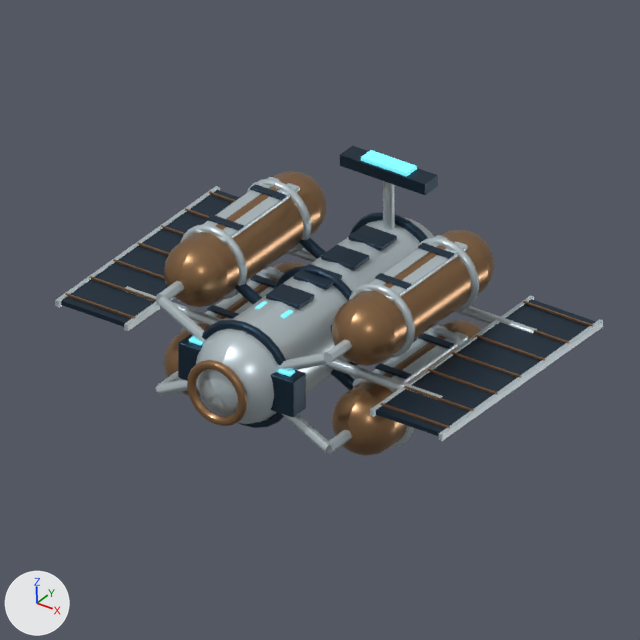
Two versions of the Blender file space-battleship/art_sources/orbital/refinery.blend, one commit apart.
One viewpoint serves both versions: the file's camera 'StudioCamera'. The lights are fixed; the arrows at lower left show +X, +Y and +Z. The older version comes first.

The older version as bpy lines, for what is in view:
```python
ob_animatedhardware = bpy.data.objects.new('AnimatedHardware', me_mesh_58_001)
ob_animatedhardware.parent = ob_motion
ob_animatedhardware.location = (0.0, 0.0, -0.225)
ob_animatedhardware.rotation_euler = (0.0, 0.0, 3.142)  # degrees (0, 0, 180)
ob_statichull = bpy.data.objects.new('StaticHull', me_mesh_0_001)
ob_statichull.parent = ob_facility
ob_statichull.location = (0.0, 0.0, 0.0)
ob_statichull.rotation_euler = (1.571, 0.0, 0.0)  # degrees (90, 0, 0)
```
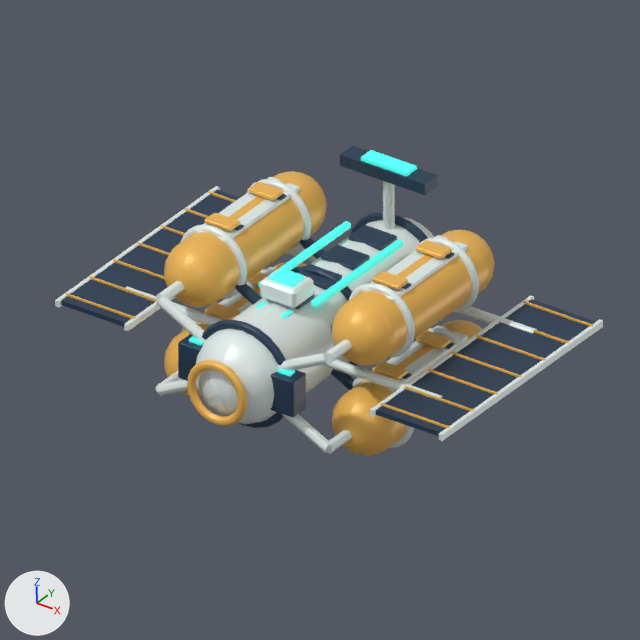
The change, as JSON lines over the scene's bpy script:
```json
{"op": "set", "path": "mat_01_ceramic_titanium.base_color", "old": "(0.533, 0.617, 0.651)", "new": "(0.791, 0.88, 0.863)", "note": "light grey #c1ced3 -> white #e6f1ef"}
{"op": "set", "path": "mat_01_ceramic_titanium.metallic", "old": "0.48", "new": "0.12"}
{"op": "set", "path": "mat_01_ceramic_titanium.roughness", "old": "0.32", "new": "0.42"}
{"op": "set", "path": "mat_02_structural_graphite.metallic", "old": "0.72", "new": "0.12"}
{"op": "set", "path": "mat_03_copper_thermal_hardware.base_color", "old": "(0.319, 0.178, 0.0844)", "new": "(0.905, 0.497, 0.0976)", "note": "brown #997552 -> orange #f4bb58"}
{"op": "set", "path": "mat_03_copper_thermal_hardware.metallic", "old": "0.75", "new": "0.12"}
{"op": "set", "path": "mat_03_copper_thermal_hardware.roughness", "old": "0.3", "new": "0.42"}
{"op": "set", "path": "mat_05_cyan_navigation_glass.base_color", "old": "(0.156, 0.716, 0.799)", "new": "(0.0595, 0.823, 0.708)", "note": "cyan #6edce7 -> cyan #45eadb"}
{"op": "set", "path": "mat_05_cyan_navigation_glass.emission_color", "old": "(0.156, 0.716, 0.799)", "new": "(0.0595, 0.823, 0.708)", "note": "cyan #6edce7 -> cyan #45eadb"}
{"op": "set", "path": "mat_05_cyan_navigation_glass.emission_strength", "old": "0.8", "new": "0.55"}
{"block": "me_mesh_0_001", "where": "# used by ob_statichull; parent = ob_facility; location = (0.0, 0.0, 0.0); rotation_euler = (1.571, 0.0, 0.0), in degrees (90, 0, 0)"}
{"op": "remove", "block": "me_mesh_0_001", "code": "me_mesh_0_001.from_pydata(...)  # 12734 vertices, 15748 faces; spans x -2.95..2.95, y -1.16..1.16, z -2.25..2.3"}
{"op": "add", "block": "me_mesh_0_001", "code": "me_mesh_0_001.from_pydata(...)  # 13022 vertices, 16060 faces; spans x -2.95..2.95, y -1.16..1.16, z -2.25..2.3"}
{"block": "me_mesh_0_001", "change": "me_mesh_0_001 part 1"}
{"block": "me_mesh_0_001", "change": "160 vertices are added at x -1.48..1.48, y -0.2..1.16, z -1.19..0.94"}
{"block": "me_mesh_0_001", "change": "72 new vertices lie (0.0, 0.04, 0.0) away from vertices in x -1.48..1.48, y -0.19..1.11, z -0.77..0.85"}
{"block": "me_mesh_0_001", "change": "32 new vertices lie (0.38, 0.0, 0.0) away from vertices in x -1.47..1.09, y -0.2..1.16, z -0.75..0.4"}
{"block": "me_mesh_0_001", "change": "16 new vertices lie (0.08, 0.0, 0.0) away from vertices in x -0.44..0.36, y 0.65..0.73, z -1.19..0.71"}
{"block": "me_mesh_0_001", "change": "8 new vertices lie (0.48, 0.0, 0.0) away from vertices in x -0.24, y 0.67..0.93, z 0.49..0.94"}
{"block": "me_mesh_0_001", "change": "208 new faces join them, mat_03_copper_thermal_hardware (orange #f4bb58)"}
{"block": "me_mesh_0_001", "change": "78 new faces join them, mat_05_cyan_navigation_glass (cyan #45eadb, glowing cyan #45eadb)"}
{"block": "me_mesh_0_001", "change": "26 new faces join them, mat_01_ceramic_titanium (white #e6f1ef)"}
```

Pixel boxes [x1, y1, x2, y2] of what changed, in the pictures (640 x 640 px):
```json
{"object": "StaticHull", "change": "recoloured, surface changed, reshaped", "before": [55, 171, 603, 456], "after": [55, 171, 603, 456], "on screen": "lighter"}
{"object": "AnimatedHardware", "change": "recoloured, surface changed", "before": [340, 146, 438, 229], "after": [340, 146, 438, 229]}
{"part": 1, "of": "me_mesh_0_001", "change": "added", "after": [204, 181, 452, 380]}
```
